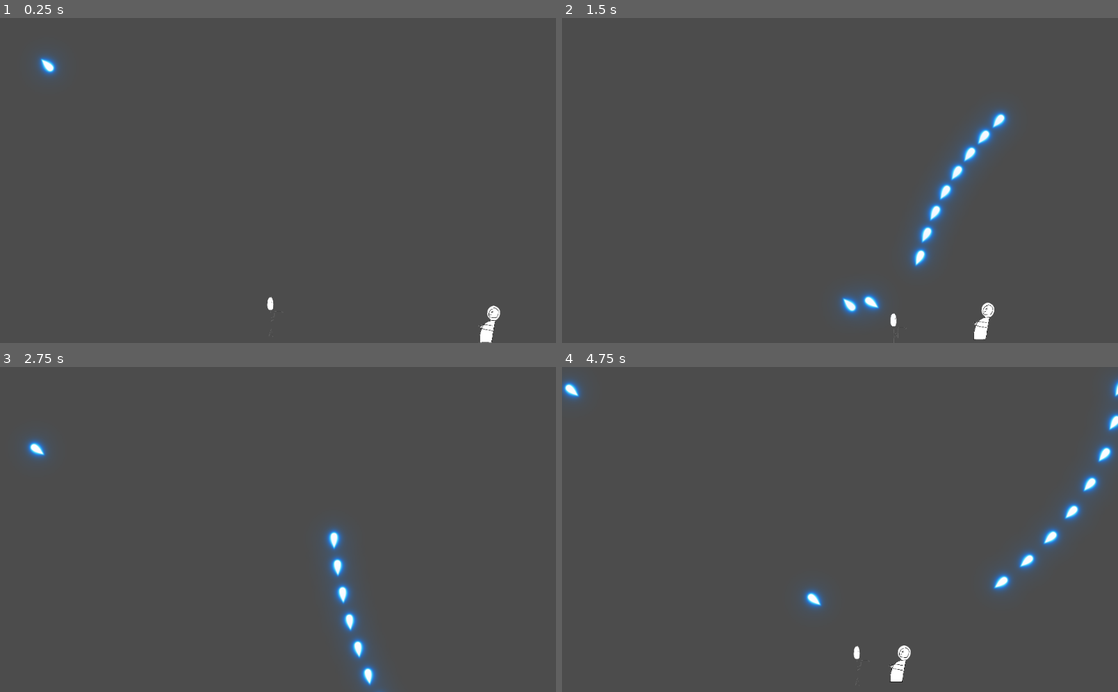
Above: before the commit, frames 1-4 (two rows, left to right).
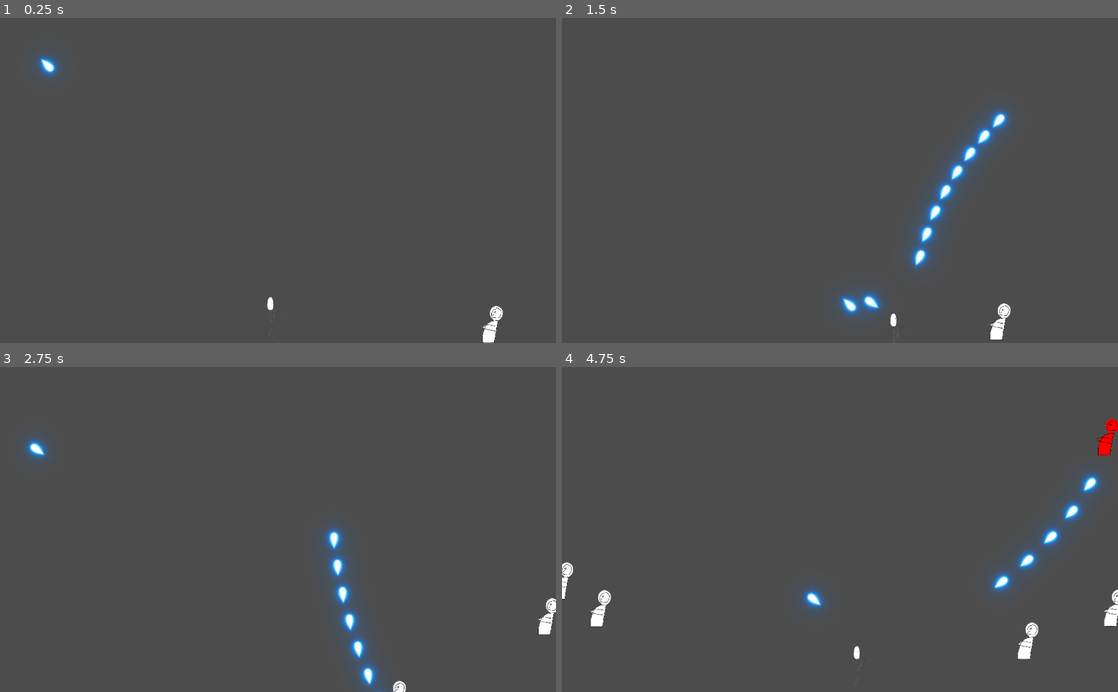
Above: after the commit, the same moments.

Repository: XiAnzheng-ID/Godot-Stickman
Game: Godot game, scene res://Node2D.tscn
Two runs of this game, one before a commit and one after it. Both use one fixed random seed, a clock stepped at 60 frames per second and the inputs below.
Inputs (mouse positions are in pixels of both pictures, inside the frame that each line leads up to):
- Up to frame 1 (0.25 s): no input
- Up to frame 2 (1.5 s): move the mouse to (962, 164) at 0.52 s; hold Right (ui_right) 0.53-1.28 s; hold Space (ammo) 0.53-1.28 s; move the mouse to (728, 196) at 1.27 s; hold Down (ui_down) from 1.28 s (still down); tap Space (ammo) at 1.35 s
- Up to frame 3 (2.75 s): move the mouse to (333, 458) at 2.02 s; release Down (ui_down) at 2.03 s; hold Right (ui_right) from 2.03 s (still down); hold Space (ammo) from 2.03 s (still down)
- Up to frame 4 (4.75 s): move the mouse to (812, 594) at 2.77 s; release Right (ui_right) at 2.78 s; release Space (ammo) at 2.78 s; hold Up (ui_up) 2.78-3.53 s; tap Space (ammo) at 2.85, 4.35 s; move the mouse to (1006, 578) at 3.52 s; hold Space (ammo) 3.53-4.28 s; hold Left (ui_left) from 3.53 s (still down); move the mouse to (673, 480) at 4.27 s

The runs differ from the first frame. In frame 1, 0.2% of the frame differs, in the area x 86-91%, y 88-100%; in frame 2, 0.5%; in frame 3, 0.3%; in frame 4, 1.8%, in the area x 0-100%, y 2-98%.

Commit message:
Need to add Stun on enemy
Test Executable Released

Diff:
--- a/Ammo/Ammo.gd
+++ b/Ammo/Ammo.gd
@@ -22,6 +22,6 @@
 #		kill.get_collider().queue_free()
 #		queue_free()
 
-
+#destroy bullet when not rendered in screen (save memory)
 func _on_VisibilityNotifier2D_screen_exited():
 	queue_free()
--- a/Ammo/Ammo.tscn
+++ b/Ammo/Ammo.tscn
@@ -12,7 +12,9 @@
 [node name="Sprite" type="Sprite" parent="."]
 texture = ExtResource( 1 )
 
-[node name="CollisionShape2D" type="CollisionShape2D" parent="."]
+[node name="Hitbox" type="Area2D" parent="." groups=["kill"]]
+
+[node name="CollisionShape2D" type="CollisionShape2D" parent="Hitbox"]
 position = Vector2( 0.5, -0.5 )
 shape = SubResource( 1 )
 
--- /dev/null
+++ b/Arena.gd
@@ -0,0 +1,19 @@
+extends Node2D
+
+var enemy = preload("res://Enemy/Rivai.tscn")
+
+func _ready():
+	Global.node_creation_parent = self
+
+func _exit_tree():
+	Global.node_creation_parent = null
+
+func _on_Spawner_timeout():
+	#spawn random enemy on random location between range
+	var enemy_position = Vector2(rand_range(-200, 1200), rand_range(-110, 410))
+
+	#prevent the enemy spawn on player screen
+	while enemy_position.x < 1100 and enemy_position.x > -80 or enemy_position.y < 360 and enemy_position.y > -45 :
+		enemy_position = Vector2(rand_range(-200, 1200), rand_range(-110, 410))
+
+	Global.instance_node(enemy, enemy_position, self)
--- a/Enemy/Rivai.gd
+++ b/Enemy/Rivai.gd
@@ -1,14 +1,31 @@
 extends KinematicBody2D
 
-var speed = 100
+var speed = 80
 var move = Vector2()
-
+var hp = 3
 #func _ready():
 #	set_process(true)
 #	set_physics_process(true)
 
 func _process(delta):
-	if Global.Player != null:
+	#enemy AI movement
+	#check if the player is there and not stunned
+	if Global.Player != null :
 		move = global_position.direction_to(Global.Player.global_position)
+	global_position += move * speed * delta
 
-	global_position += move * speed * delta
+	#check health number
+	if hp <= 0:
+		queue_free()
+
+func _on_Hitbox_area_entered(area):
+	if area.is_in_group("kill"):
+		modulate = Color.red
+		hp -= 1
+		$Timer.start()
+		area.get_parent().queue_free()
+
+
+func _on_Timer_timeout():
+	modulate = Color("ffffff")
+	 # Replace with function body.
--- a/Enemy/Rivai.tscn
+++ b/Enemy/Rivai.tscn
@@ -14,5 +14,14 @@
 scale = Vector2( 0.203375, 0.22912 )
 texture = ExtResource( 1 )
 
-[node name="CollisionShape2D" type="CollisionShape2D" parent="."]
+[node name="Hitbox" type="Area2D" parent="."]
+
+[node name="CollisionShape2D" type="CollisionShape2D" parent="Hitbox"]
 shape = SubResource( 2 )
+
+[node name="Timer" type="Timer" parent="."]
+wait_time = 0.1
+one_shot = true
+
+[connection signal="area_entered" from="Hitbox" to="." method="_on_Hitbox_area_entered"]
+[connection signal="timeout" from="Timer" to="." method="_on_Timer_timeout"]
--- a/Global.gd
+++ b/Global.gd
@@ -1,5 +1,6 @@
 extends Node
 
+var node_creation_parent = null
 var Player = null
 
 func instance_node(node, location, parent):
--- a/Node2D.tscn
+++ b/Node2D.tscn
@@ -1,14 +1,16 @@
-[gd_scene load_steps=6 format=2]
+[gd_scene load_steps=7 format=2]
 
 [ext_resource path="res://Player/Player.tscn" type="PackedScene" id=1]
 [ext_resource path="res://Asset/Block.png" type="Texture" id=2]
 [ext_resource path="res://Enemy/Rivai.tscn" type="PackedScene" id=3]
 [ext_resource path="res://Ammo/Ammo.tscn" type="PackedScene" id=4]
+[ext_resource path="res://Arena.gd" type="Script" id=5]
 
 [sub_resource type="RectangleShape2D" id=1]
 extents = Vector2( 510.5, 14.5 )
 
-[node name="Node2D" type="Node2D"]
+[node name="Arena" type="Node2D"]
+script = ExtResource( 5 )
 
 [node name="Player" parent="." instance=ExtResource( 1 )]
 
@@ -28,3 +30,9 @@
 [node name="CollisionShape2D" type="CollisionShape2D" parent="Block"]
 position = Vector2( 510, 576 )
 shape = SubResource( 1 )
+
+[node name="Spawner" type="Timer" parent="."]
+wait_time = 0.65
+autostart = true
+
+[connection signal="timeout" from="Spawner" to="." method="_on_Spawner_timeout"]
--- a/Player/Player.gd
+++ b/Player/Player.gd
@@ -1,9 +1,9 @@
 extends KinematicBody2D
 
-var ammo = preload("res://Ammo/Ammo.tscn")
-var speed = 150
-var shoot = true
-var move = Vector2()
+var ammo = preload("res://Ammo/Ammo.tscn") #spawn ammo
+var speed = 150 #movement speed
+var shoot = true # ammo delay shoot
+var move = Vector2() #movement
 
 # Called when the node enters the scene tree for the first time.
 func _ready():
--- a/project.godot
+++ b/project.godot
@@ -10,7 +10,7 @@
 
 [application]
 
-config/name="Test Project"
+config/name="Menolak Rivai"
 run/main_scene="res://Node2D.tscn"
 config/icon="res://icon.png"
 
Not shown, added: export_presets.cfg
